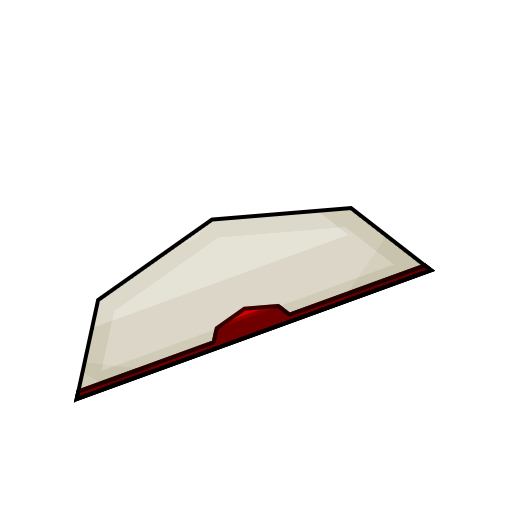
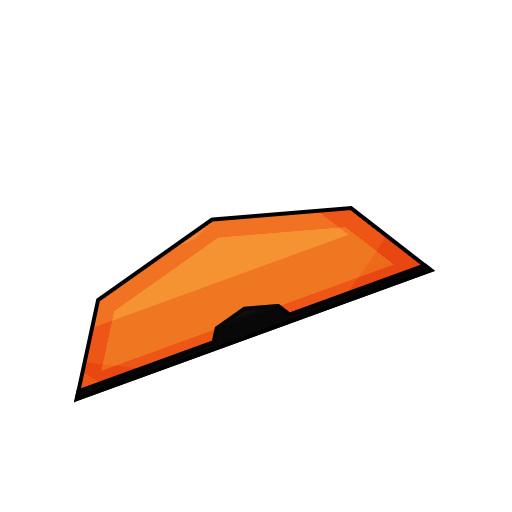
The second 512 × 512 image is a revision of the first. Changes to its layers:
hid group "Premierball" (2 layers) over [74, 210, 435, 403]
added group "Sport" with 1 layers in group "Pokeballs" over [74, 210, 435, 402]
added layer "Lid" (8th of 11, in "Pokeball Lids" › "Pokeballs" › "Sport") in group "Sport" over [74, 210, 435, 402]
